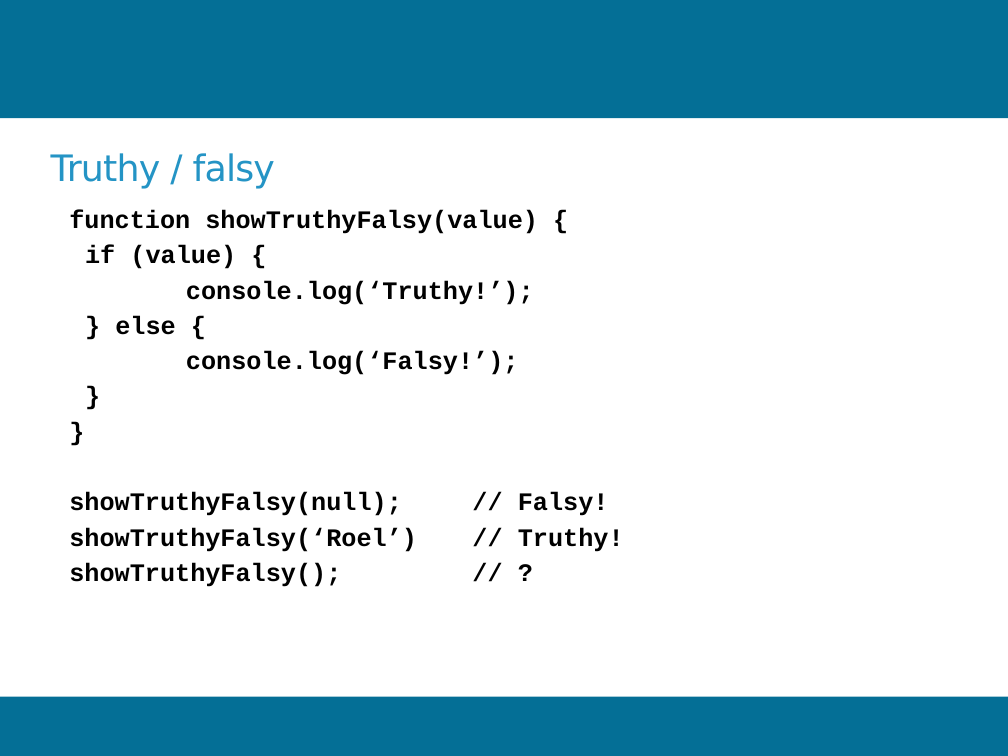
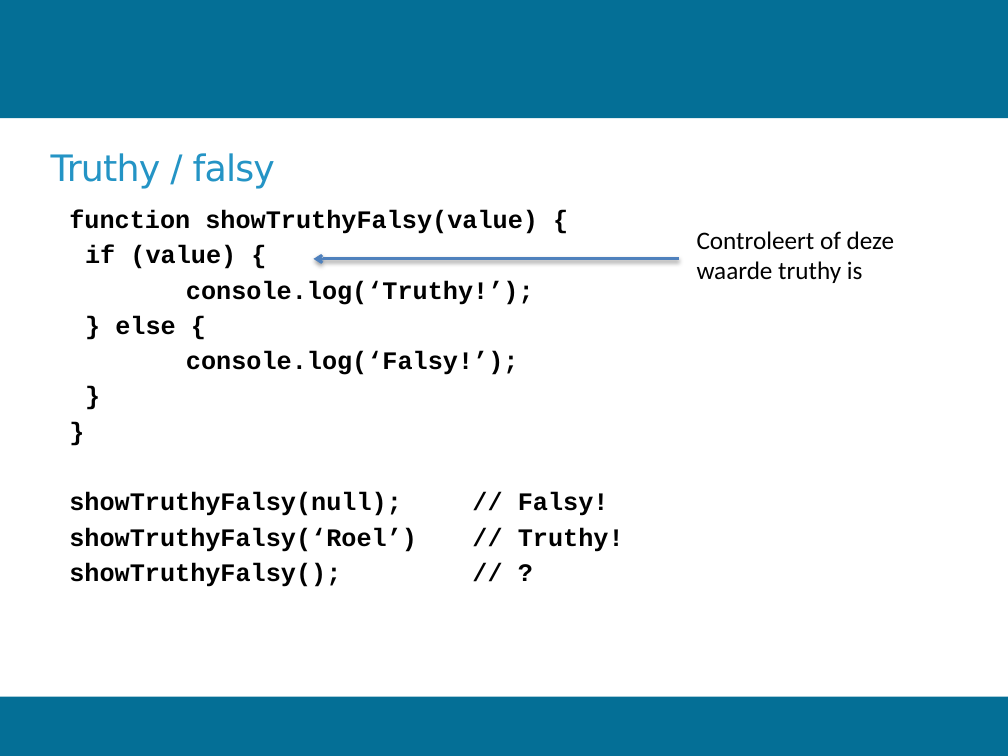
Before and after one commit to Woetjo/introAngular, a slide deck: slide 13 of introJavaScript.pptx (slide 10 before the commit). Drawn at 1008x756 pixels with LibreOffice and Linux fonts; fonts in the diff are those of the drawing; background and template pictures are left out. Boxes give left, top, right and bottom in pixels: in the first picture for what was removed or moved away, otherwise in the second. Text is boxed around its words. In the diff, an @@ line names an element or a change of style, - is before the commit and + after.

```diff
--- a/introJavaScript.pptx
+++ b/introJavaScript.pptx
@@ text added at [697, 231, 894, 283], 18 pt, text #000000 @@
+Controleert of deze waarde truthy is
@@ arrow added from (678, 259) to (313, 259), #4F81BD 2 pt @@
```
Also in this commit, not shown: 13 other slides changed, 4 slides added, 1 other file.
